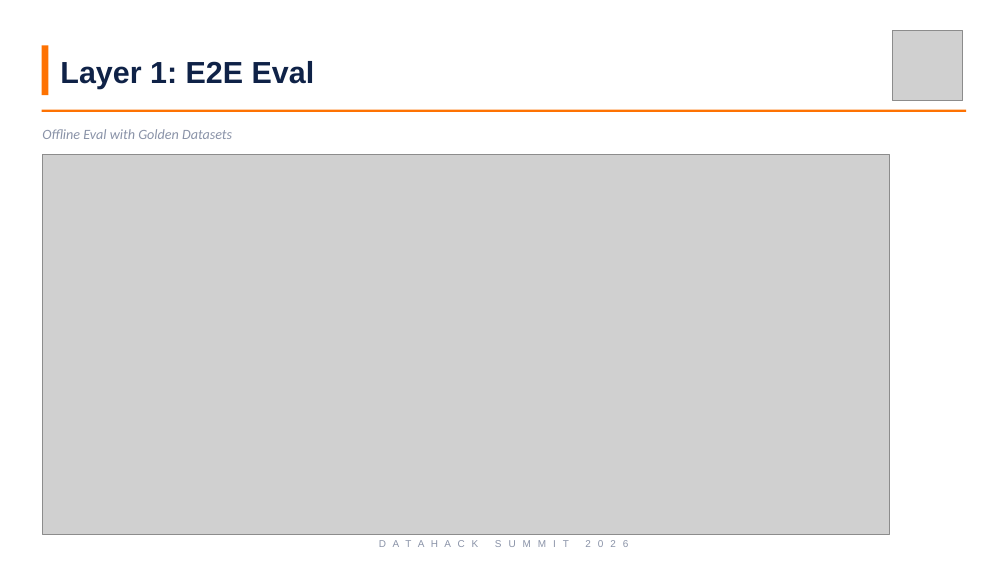
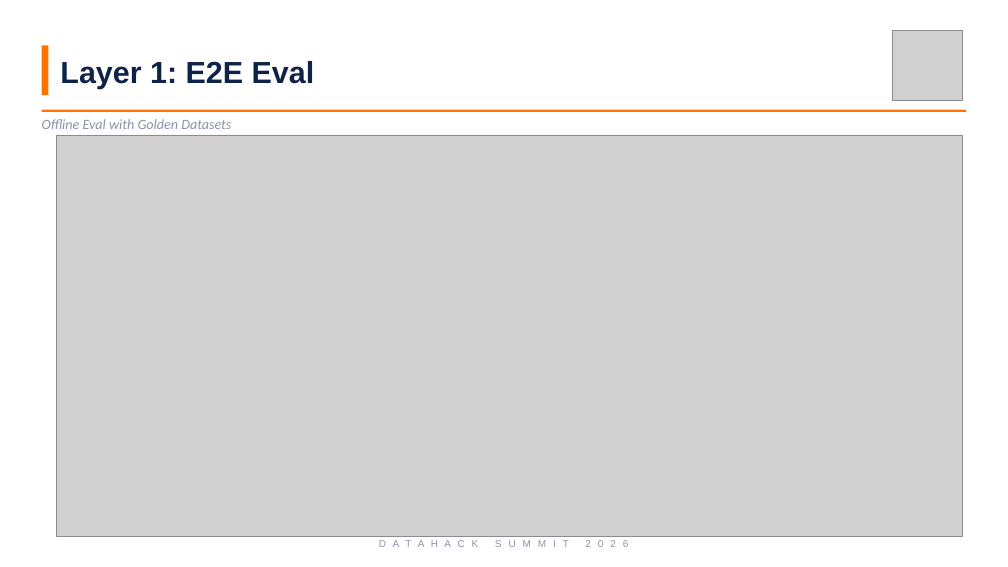
Before and after one commit to adib0073/AV_DATA_HACK_2026_AGENTS, a slide deck: slide 16 of slides/Dr. Aditya Bhattacharya_new .pptx. Drawn at 1008x567 pixels with LibreOffice and Linux fonts; fonts in the diff are those of the drawing; grey boxes stand for pictures. Boxes give left, top, right and bottom in pixels: in the first picture for what was removed or moved away, otherwise in the second. Text is boxed around its words. In the diff, an @@ line names an element or a change of style, - is before the commit and + after.

```diff
--- a/slides/Dr. Aditya Bhattacharya_new .pptx
+++ b/slides/Dr. Aditya Bhattacharya_new .pptx
@@ text "Offline Eval with Golden Datasets": place and size @@
-text "Offline Eval with Golden Datasets" at (42, 129, 232, 139)
+text "Offline Eval with Golden Datasets" at (42, 119, 231, 129)
@@ picture: place and size @@
-picture at (42, 154, 890, 535)
+picture at (57, 135, 963, 536)
```
Also in this commit, not shown: 22 other slides changed.
